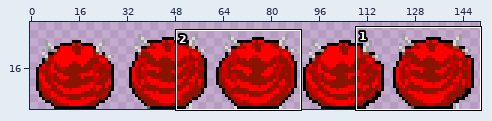
Two versions of one sprite sheet, diplom/Assets/CourseAssets/Textures/Sprites/Enemies/Hedusa/HedusaIdleUp.png. Above, an overview of the earlier version with the close-up marked.
Close-up. The starting point:
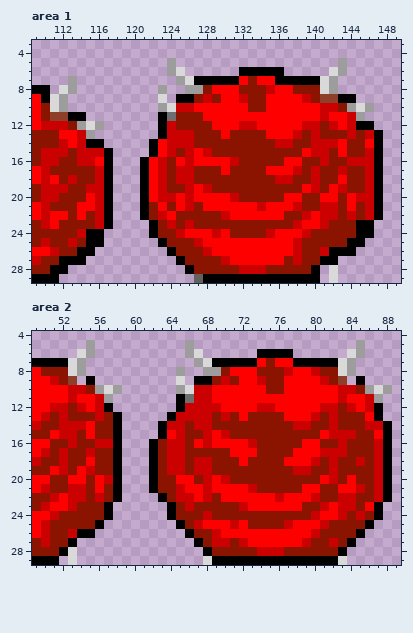
The file is 150x30 pixels. Shown: area 1: x 109..149, y 3..29; area 2: x 49..89, y 4..29. The wide view leaves out empty margins. The commit also changed other parts of the picture, which this record leaves out.
New version:
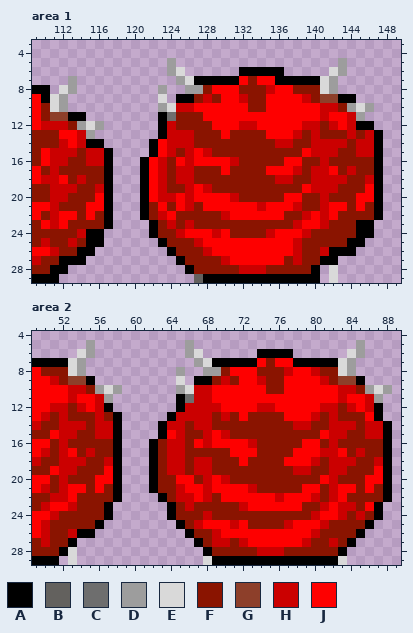
Palette (. is transparent): A #000000  B #63615e  C #6e6e6e  D #9d9d9d  E #d9d9d9  F #8a1400  G #8d3f2a  H #cb0000  J #fe0000
What changed:
--- area 1
@@ x 109..149 @@
 13 FFFJJHD.......AHHHFFFJFFFFJJJHFHFFFHFHA..
-14 FFFHJHAA.....AJHHHFFFFFFFFFHHFFHHHJFFJA..
-15 FHHHFHHHA....AJHFHJHFFFFFFFFFFJHHFJFFHA..
-16 FHHFFHHJA...AJHFJHJJJJHFFFFFJJFFHFFHHHA..
-17 JHFFFFFHA...AJHFHHFFFJFFFFJJJHFHFFHFFHA..
-18 JHJFHFFHA...AJHFHHFFFFFFFFFHHFFHFFJFFHA..
-19 FHHHFFHHA...AJHFFHJHFFFFFFFFFFJHFJHFFHA..
-20 FHHFFFJHA...AJHHJHJJJJHFFFFFJJFFJJFJHHA..
-21 JHFFFJJHA...AFJFJHFJJJJJJHJJJHFFHHFJFHA..
-22 JHJJFJFHA...AFHJFFFFFHJJJJJJFFHJHHFHFHA..
-23 FHJFFFFHA....AFHFHFFFFFFFFFFFHJJHFFFAA...
+14 FFFHJHAA.....AJHHHFFFFFFFFFHHFFHHHHFHHA..
+15 FJHHHFHHA....AJHFHJHFFFFFFFFFFJHHHFFHHA..
+16 FJHHFFHHA...AJHFJHJJJJHFFFFFJJFFHFFFFFA..
+17 JFHFFFFFA...AJHFHHFFFJFFFFJJJHFHHJFHFFA..
+18 JHHJFHFFA...AJHFHHFFFFFFFFFHHFFHHHHFFHA..
+19 FFHHHFFHA...AJHFFHJHFFFFFFFFFFJHHHFFFJA..
+20 FFHHFFFJA...AJHHJHJJJJHFFFFFJJFFHFFFJJA..
+21 JJHFFFJJA...AFJFJHFJJJJJJHJJJHFFHJJFJFA..
+22 JFHJJFJFA...AFHJFFFFFHJJJJJJFFHJHJFFFFA..
+23 FJHJFFFFA....AFHFHFFFFFFFFFFFHJJHFFFAA...
 24 FFFFFHAA.....AFFHJJJHJFFFFHJJJHFFFFFAA...
--- area 2
@@ x 49..89 @@
  8 JFFFED..........D..DDFJJJFFFHJJHFFED.....
- 9 JJHFG.A.........E.AAFHFJJHFFJJJJHFG.A....
+ 9 JJHFGGA.........E.AAFHFJJHFFJJJJHFGGA....
 10 JJJJHHFDED......DEHHJJJJJJFFJJJJJJHHFDED.
@@ x 49..89 @@
 13 JHFHFFFHFA.....AHHHHFHFJFFFFJJJHFHFFFJA..
-14 HFFHHHJFFA....AHHFHHFFFFFFFFFHHFFHFFFHHA.
-15 FFJHHFJFFA....AJHFFHJHFFFFFFFFFFJHHHFFJA.
-16 JJFFHFFHHA...AFHHFJHJJJJHFFFFFJJFFHFFFHA.
-17 JHFHFFHFFA...AFHHFFFFFJJJFFFFJJJHHHFFFHA.
-18 HFFHFFJFFA...AFHHFHHFFFJFFFFJJJHFHFFHFHA.
-19 FFJHFJHFFA...AFHHFHHFFFFFFFFFHHFFHFFFFHA.
-20 JJFFJJFJHA...AFFJJFHJHFFFFFFFFFFJHFJFFHA.
-21 JHFFHHFJFA...AFFHJJHJJJJHFFFFFJJFFJJHFHA.
-22 FFHJHHFHFA....AFHHJHFJJJJJJHJJJHFFHHFFHA.
+14 HFFHHHFHHA....AHHFHHFFFFFFFFFHHFFHHHFHHA.
+15 FFJHHFFHHA....AJHFFHJHFFFFFFFFFFJHHFFHHA.
+16 JJFHFFFFFA...AFHHFJHJJJJHFFFFFJJFHFFFFFA.
+17 JHFHJFHFFA...AFHHFFFFFJJJFFFFJJJHHJFHFFA.
+18 HFFHHHFFHA...AFHHFHHFFFJFFFFJJJHFHHHFFHA.
+19 FFJHHFFFJA...AFHHFHHFFFFFFFFFHHFFHHFFFJA.
+20 JJFHFFFJJA...AFFJJFHJHFFFFFFFFFFJHFFFJJA.
+21 JHFHJJFJFA...AFFHJJHJJJJHFFFFFJJFHJJFJFA.
+22 FFHHJFFFFA....AFHHJHFJJJJJJHJJJHFHJFFFFA.
 23 FHJJHFFFA......AFHFFFFFHJJJJJJFFHJHHFJA..
Boxes around the changes in both close-ups, in picture pixels (x1, y1, x2, y2):
changed: (320, 139, 374, 220)
changed: (41, 148, 104, 229)
added: (77, 376, 86, 385)
added: (347, 376, 356, 385)
changed: (59, 421, 113, 502)
changed: (329, 421, 383, 502)
